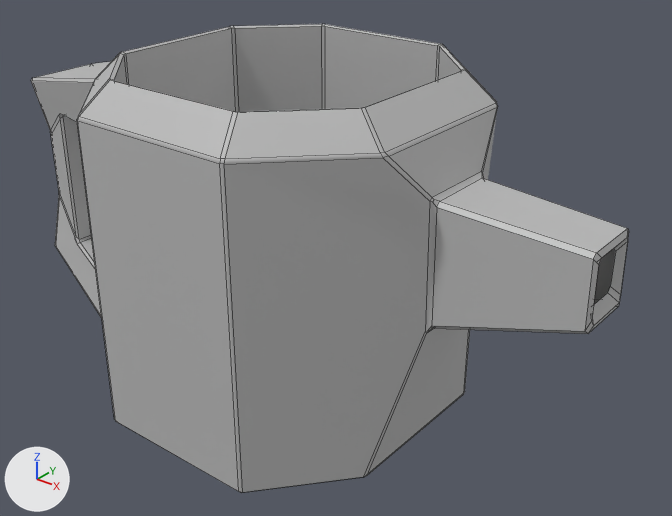
Two versions of the FBX model Botanical Provision Mark-2/Assets/Models/Watering_Can.fbx, one commit apart.
Both versions are drawn from a camera (50 mm lens) standing at (0.01625, -0.01826, 0.01663) and looking at (0.00112, 0.00066, 0.00491). Arrows for +X, +Y and +Z are at lower left; the lights stay in place. Mesh edges are drawn as thin lines. Where no turn or scale is listed for an object, it has been applied to the vertices.
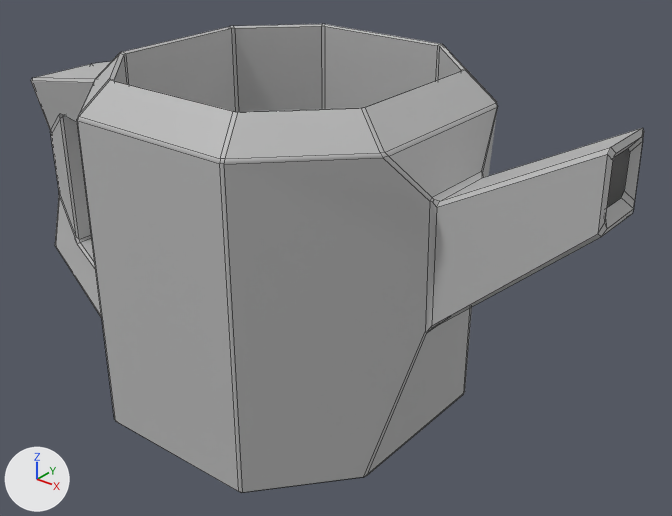
What changed in the scene script:
```text
Change me_mesh:
    where me_mesh.from_pydata(...)  # 229 vertices, 214 faces; spans x -0.0101..0.0095, y -0.005..0.005, z -0.005..0.0049
    used by ob_pcube1; location = (0.0, 0.0, 0.0057)
    me_mesh part 1: all 24 vertices in x 0.0093..0.0095, y -0.0009..0.0009, z 0.0004..0.0024 are moved by (0.0, 0.0, 0.0024)
```

Changed parts and their boxes [x1, y1, x2, y2] in the pictures (672 x 516 px; the box of a moved part takes in the faces that stretch with it):
'pCube1', reshaped
    before: [31, 24, 629, 493]
    after: [31, 24, 644, 493]
part 1 of me_mesh, moved or reshaped
    before: [432, 178, 629, 334]
    after: [432, 128, 644, 328]
